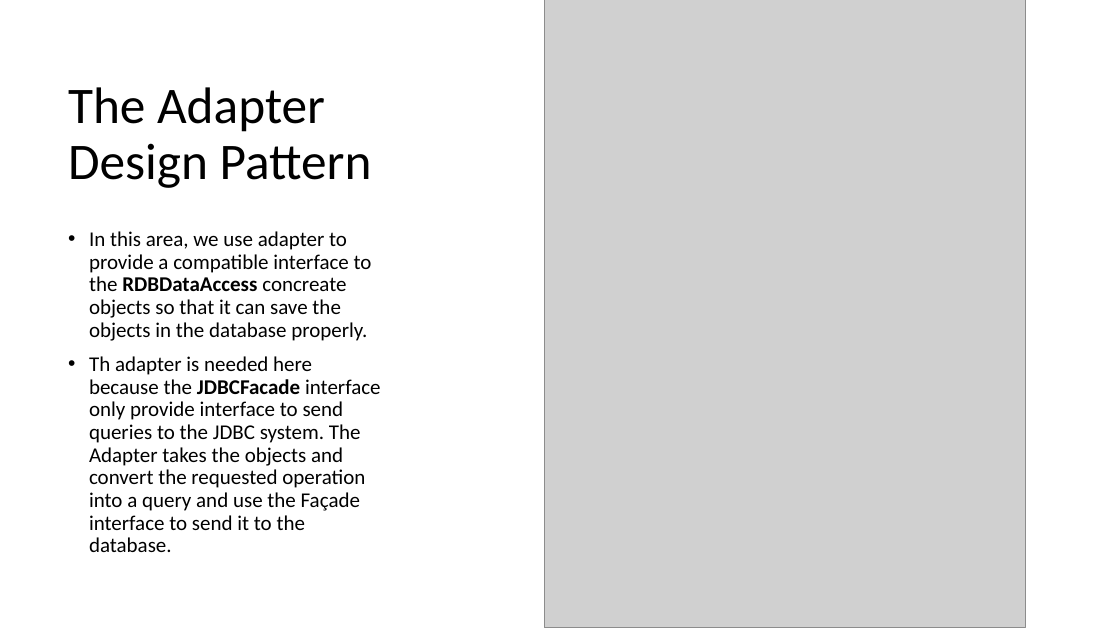
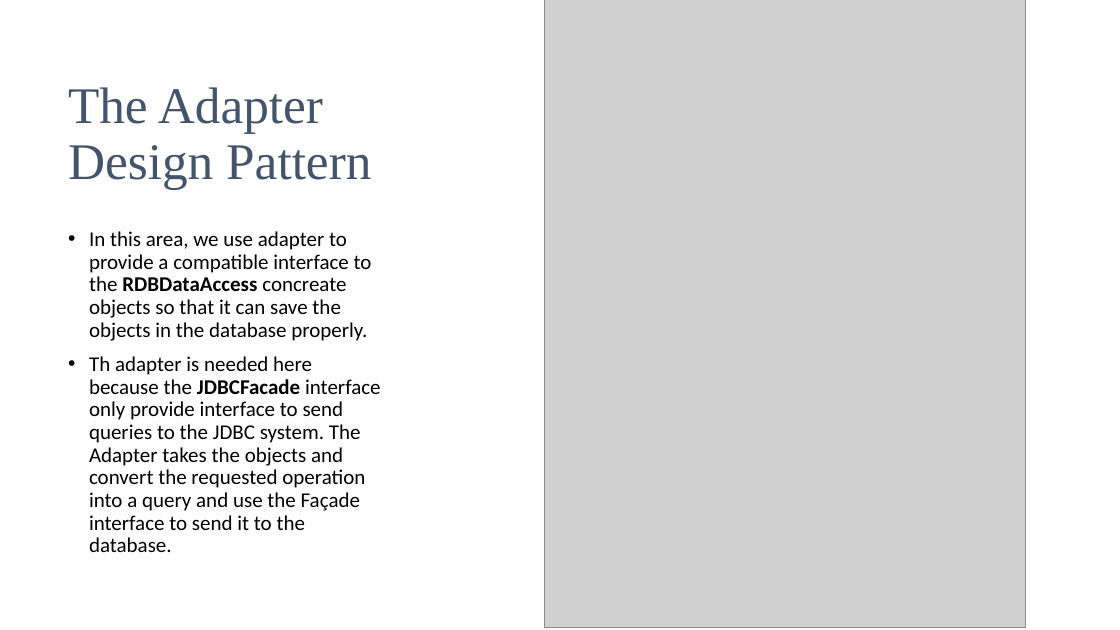
Before and after one commit to asdprojectlibrary/FrameworkLibraryProject, a slide deck: slide 12 of FinalLibraryFrameworkDesignDocument.pptx. Drawn at 1120x630 pixels with LibreOffice and Linux fonts; fonts in the diff are those of the drawing; grey boxes stand for pictures. Boxes give left, top, right and bottom in pixels: in the first picture for what was removed or moved away, otherwise in the second. Text is boxed around its words. In the diff, an @@ line names an element or a change of style, - is before the commit and + after.

Commit message:
document clean up, formatting

```diff
--- a/FinalLibraryFrameworkDesignDocument.pptx
+++ b/FinalLibraryFrameworkDesignDocument.pptx
@@ title "The Adapter Design Pattern" at box(68, 87, 371, 189): font Calibri to Times New Roman, text colour #000000 to #44546A @@
```
Also in this commit, not shown: 12 other slides changed.
